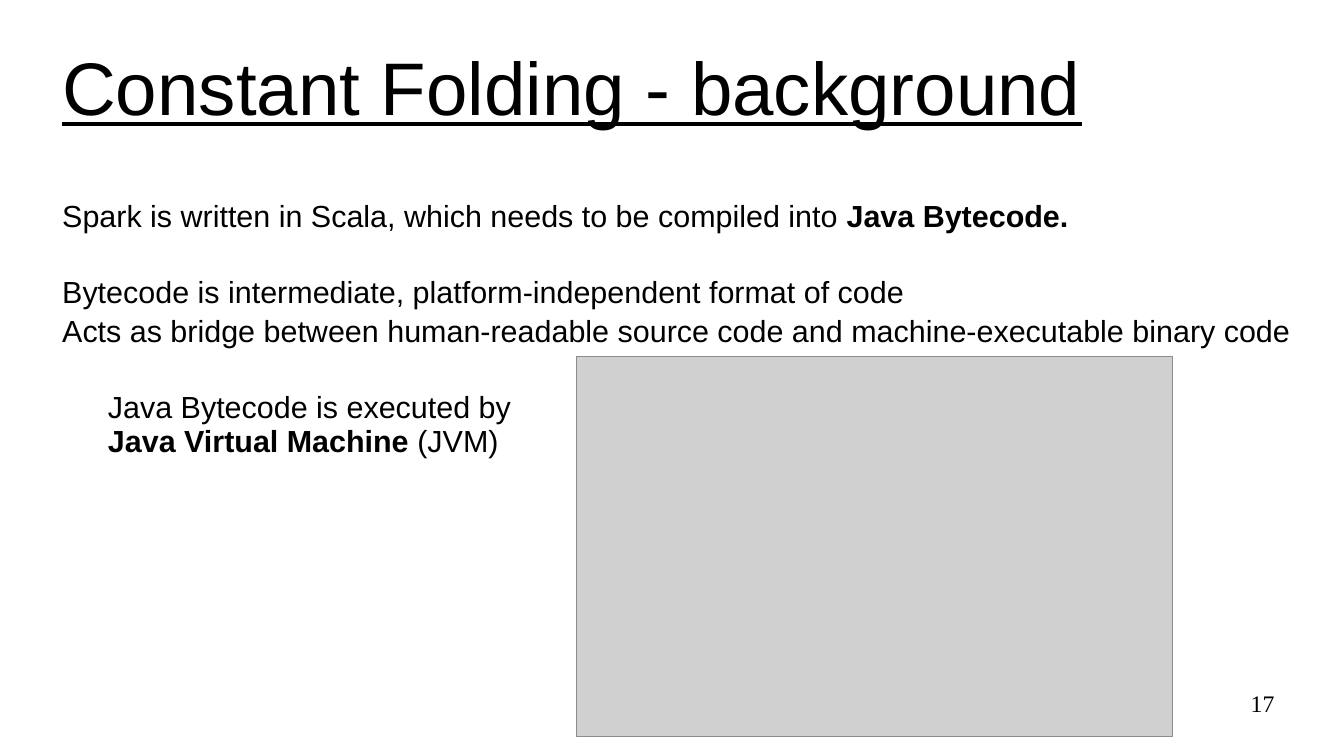
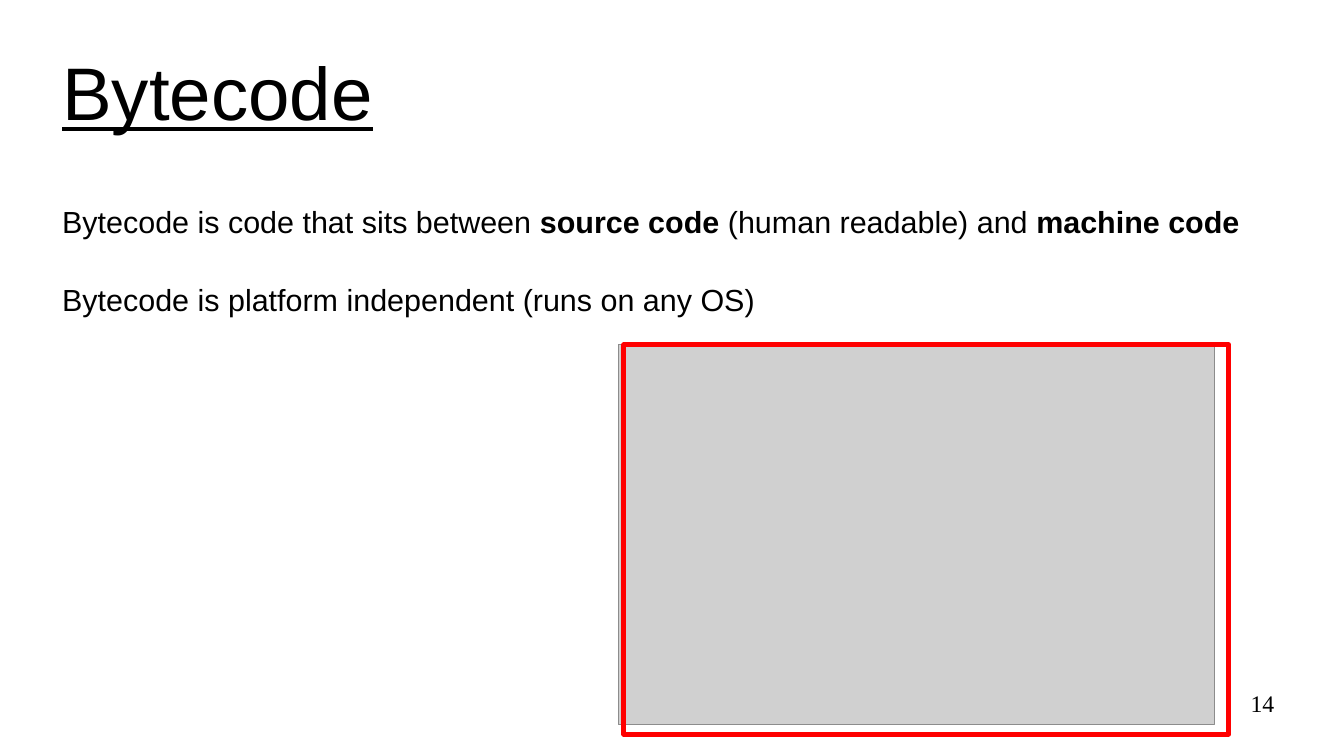
Before and after one commit to UVADS/distributed_computing, a slide deck: slide 14 of 03_dataframes_and_spark_sql/content_catalyst_optimizer/catalyst_optimizer_for_spark_sql.ppt (slide 17 before the commit). Drawn at 1344x756 pixels with LibreOffice and Linux fonts; fonts in the diff are those of the drawing; grey boxes stand for pictures. Boxes give left, top, right and bottom in pixels: in the first picture for what was removed or moved away, otherwise in the second. Text is boxed around its words. In the diff, an @@ line names an element or a change of style, - is before the commit and + after.

```diff
--- a/03_dataframes_and_spark_sql/content_catalyst_optimizer/catalyst_optimizer_for_spark_sql.ppt
+++ b/03_dataframes_and_spark_sql/content_catalyst_optimizer/catalyst_optimizer_for_spark_sql.ppt
@@ title at [62, 66, 372, 134]: text changed @@
-Constant Folding - background
+Bytecode
@@ subtitle removed at [62, 205, 1290, 458] @@
-Spark is written in Scala, which needs to be compiled into Java Bytecode.
-Bytecode is intermediate, platform-independent format of code
-Acts as bridge between human-readable source code and machine-executable binary code
-Java Bytecode is executed by
-Java Virtual Machine (JVM)
@@ subtitle added at [62, 211, 1239, 317], 18 pt, text #000000 @@
+Bytecode is code that sits between source code (human readable) and machine code
+Bytecode is platform independent (runs on any OS)
@@ picture: place and size @@
-picture at [577, 356, 1173, 737]
+picture at [618, 345, 1215, 726]
@@ rectangle added at [624, 345, 1229, 734], outline #FF0000 2.89 pt @@
@@ page number at [1251, 696, 1275, 712]: text changed @@
-17
+14
```
Also in this commit, not shown: 6 other slides changed, 8 slides added, 3 slides removed.
